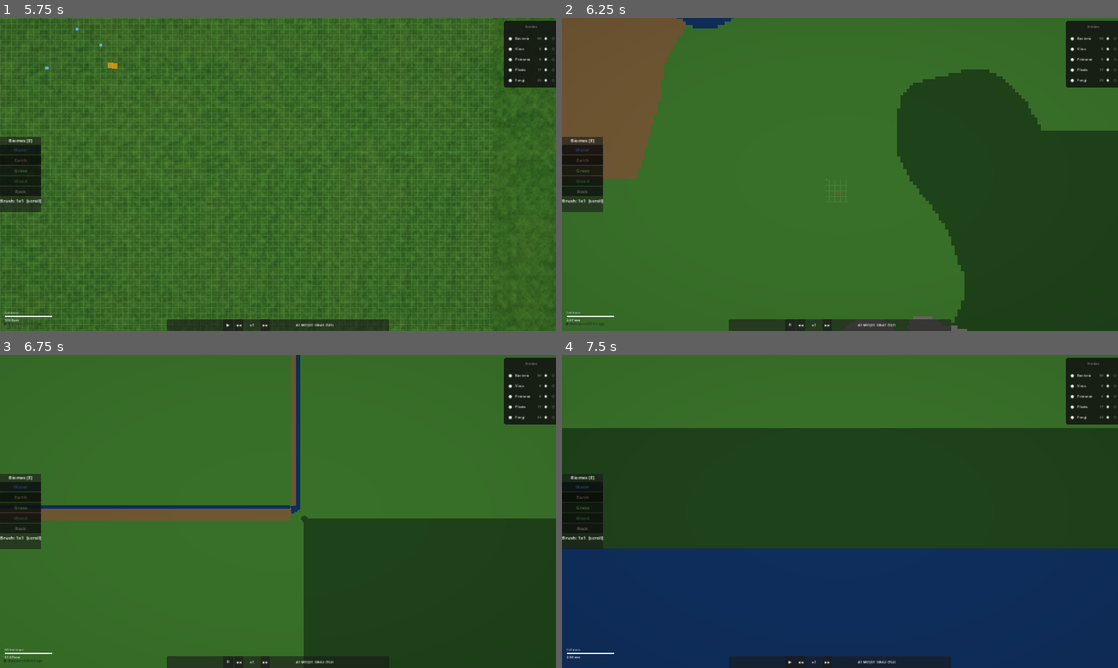
Above: before the commit, frames 1-4 (two rows, left to right).
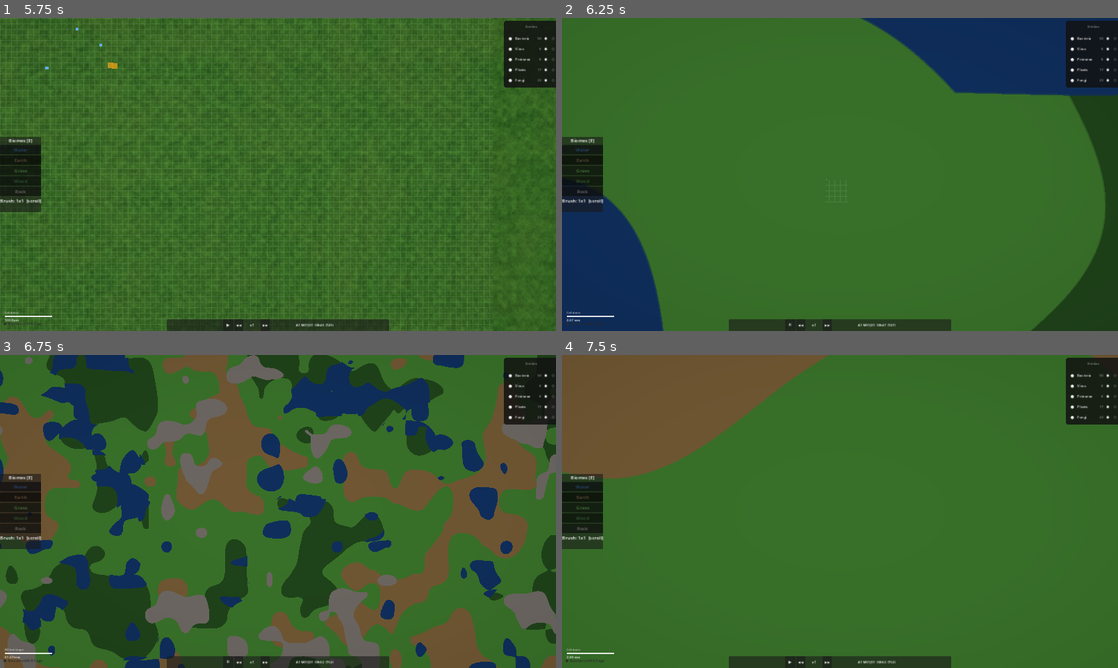
Above: after the commit, the same moments.

Repository: trinityUwU/Primordia
Game: Godot game, scene res://scenes/MainMenu.tscn
The game is run twice, just before and just after one commit, with the same random seed, the same clock (stepped at 60 frames per second) and the same inputs.
Inputs (mouse positions are in pixels of both pictures, inside the frame that each line leads up to):
- Up to frame 1 (5.75 s): tap Enter at 0.5 s; move the mouse to (400, 158) at 0.52 s; hold D 0.53-1.25 s; tap H at 0.6 s; click (400, 158) at 0.67 s; tap Space at 0.77, 4.52 s; click "New Game" at 1.25 s; click (278, 146) at 2.02 s; type "Alex" at 2.1 s; click "New Game" at 2.75 s; click "Create" at 3.5 s; move the mouse to (166, 190) at 4.27 s; hold S 4.28-5.03 s; tap E at 4.35 s; move the mouse to (333, 105) at 5.02 s; hold D from 5.03 s (still down); tap G at 5.1 s
- Up to frame 2 (6.25 s): move the mouse to (812, 237) at 5.77 s; release D at 5.78 s; hold W from 5.78 s (still down); tap 1 at 5.85 s; click (812, 237) at 5.92 s; tap Space at 6.02 s
- Up to frame 3 (6.75 s): move the mouse to (444, 558) at 6.52 s; release W at 6.53 s; hold A from 6.53 s (still down); tap 2 at 6.6 s
- Up to frame 4 (7.5 s): keep holding A; tap Space at 6.77 s; move the mouse to (673, 464) at 7.27 s; tap 3 at 7.35 s

Frame 1 is identical in both runs. In frame 2, 43% of the frame differs, in the area x 0-100%, y 0-100%; in frame 3, 59%; in frame 4, 84%.

Commit message:
fix: macro-LOD >4μm/px via GLSL noise 2 octaves — zéro rebuild texture, ~6 noise ops/px au lieu de 144

Diff:
--- a/scripts/rendering/BiomeRenderer.gd
+++ b/scripts/rendering/BiomeRenderer.gd
@@ -53,19 +53,21 @@
 	var zoom: float = camera.zoom.x
 	var wu_per_px: float = 1.0 / zoom
 
-	var center_chunk: Vector2i = WorldGrid.world_to_chunk(cam_pos)
-	var needs_rebuild: bool = _dirty
-	if not needs_rebuild:
-		var rel: Vector2i = center_chunk - _tex_origin
-		needs_rebuild = (
-			rel.x < MARGIN or rel.x >= TEX_SIZE - MARGIN or
-			rel.y < MARGIN or rel.y >= TEX_SIZE - MARGIN
-		)
-	if needs_rebuild and _cooldown <= 0.0:
-		_dirty = false
-		_cooldown = REBUILD_COOLDOWN
-		_tex_origin = center_chunk - Vector2i(TEX_SIZE / 2, TEX_SIZE / 2)
-		_rebuild_texture()
+	# Texture only used when wu_per_px <= 4 — skip rebuild entirely at macro zoom
+	if wu_per_px <= 4.0:
+		var center_chunk: Vector2i = WorldGrid.world_to_chunk(cam_pos)
+		var needs_rebuild: bool = _dirty
+		if not needs_rebuild:
+			var rel: Vector2i = center_chunk - _tex_origin
+			needs_rebuild = (
+				rel.x < MARGIN or rel.x >= TEX_SIZE - MARGIN or
+				rel.y < MARGIN or rel.y >= TEX_SIZE - MARGIN
+			)
+		if needs_rebuild and _cooldown <= 0.0:
+			_dirty = false
+			_cooldown = REBUILD_COOLDOWN
+			_tex_origin = center_chunk - Vector2i(TEX_SIZE / 2, TEX_SIZE / 2)
+			_rebuild_texture()
 
 	var vp_size: Vector2 = get_viewport().get_visible_rect().size
 	_mat.set_shader_parameter("biome_tex", _texture)
--- a/shaders/biome.gdshader
+++ b/shaders/biome.gdshader
@@ -162,18 +162,10 @@
 		f.y);
 }
 
-// Multi-octave noise matching WorldGen FastNoiseLite params
+// 2-octave noise — cheap, sufficient for biome shape at macro zoom
 float macro_noise(vec2 world_chunk, float freq, float seed_off) {
 	vec2 p = world_chunk * freq;
-	float v = 0.0;
-	float a = 0.5;
-	float lac = 2.0;
-	float gain = 0.5;
-	for (int i = 0; i < 4; i++) {
-		v += a * snoise(p, seed_off + float(i) * 37.0);
-		p *= lac;
-		a *= gain;
-	}
+	float v = snoise(p, seed_off) * 0.6 + snoise(p * 2.1, seed_off + 37.0) * 0.4;
 	return clamp(v, 0.0, 1.0);
 }
 
@@ -209,14 +201,19 @@
 
 	vec3 final_color;
 
-	if (wu_per_px > 8.0) {
-		// Ultra-LOD: sample texture directly (nearest chunk), flat color — zero Voronoi
-		ivec2 tc = clamp(base - ivec2(tex_origin), ivec2(0), ivec2(ts - 1));
-		int b    = int(round(texelFetch(biome_tex, tc, 0).r * 4.0));
-		final_color = biome_color_flat(b);
+	if (wu_per_px > 4.0) {
+		// Macro-LOD: single biome_from_noise call — 2 noise lookups total, zero texture
+		int b = biome_from_noise(chunk_f);
+		// Cheap border softening via offset sample (no Voronoi loop)
+		int b2x = biome_from_noise(chunk_f + vec2(0.4, 0.0));
+		int b2y = biome_from_noise(chunk_f + vec2(0.0, 0.4));
+		vec3 ca = biome_color_flat(b);
+		if (b2x != b) ca = mix(biome_color_flat(b2x), ca, 0.7);
+		if (b2y != b) ca = mix(biome_color_flat(b2y), ca, 0.7);
+		final_color = ca;
 
 	} else {
-		// Voronoi for smooth organic borders
+		// Close-LOD: texture-based Voronoi with detail noise
 		float d1 = 1e9, d2 = 1e9;
 		int   b1 = 2,   b2 = 2;
 		for (int dy = -1; dy <= 1; dy++) {
@@ -234,7 +231,7 @@
 		vec3 ca, cb;
 		if (wu_per_px > 2.0) {
 			float n = noise(world_pos / 60.0) * 0.07 - 0.035;
-			float t = clamp((wu_per_px - 2.0) / 6.0, 0.0, 1.0);
+			float t = clamp((wu_per_px - 2.0) / 2.0, 0.0, 1.0);
 			ca = biome_color_flat(b1) + n * (1.0 - t);
 			cb = biome_color_flat(b2) + n * (1.0 - t);
 		} else {
